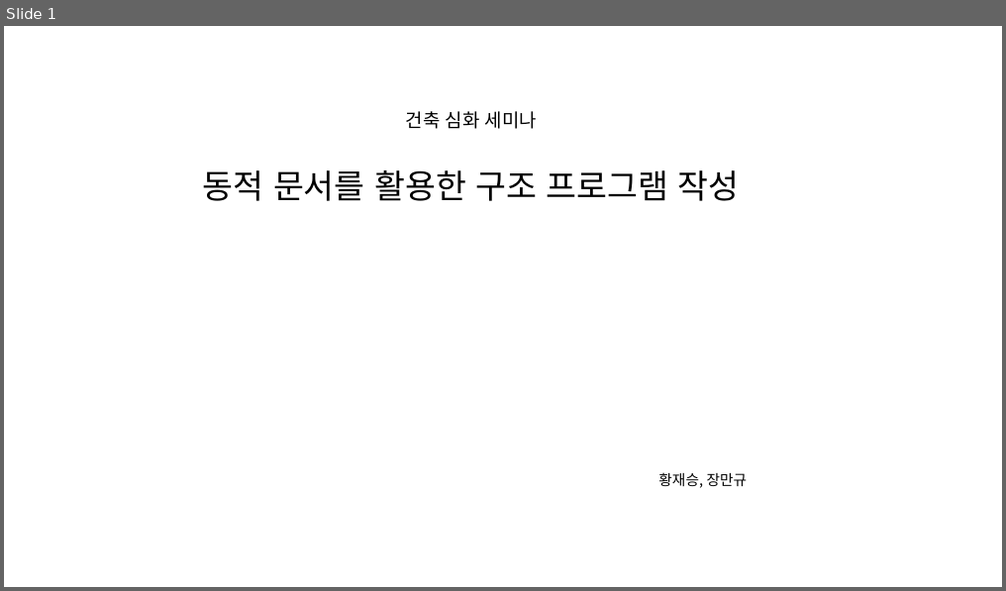
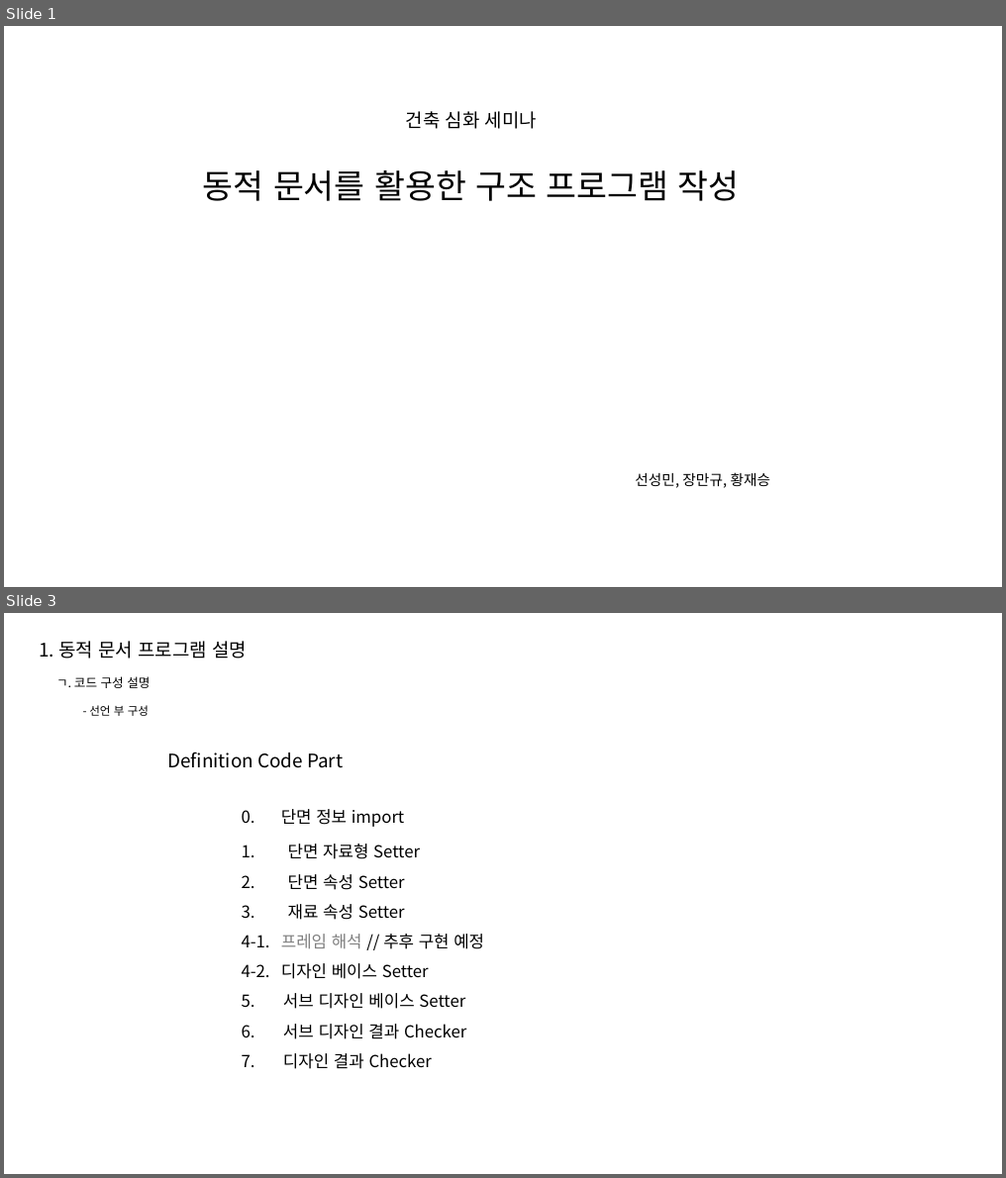
Before and after one commit to hnanmal/mkcljpt_volume, a slide deck: documentum/건축심화세미나(2022)/최종발표/4. 동적문서를 활용한 구조프로그램 작성 - 장만규 매니저, 황재승 매니저/동적문서를 활용한 구조프로그램 작성_발표용.pptx. Shown one above the other, each under a label of ours: slide 1 before the commit, slides 1 and 3 after it; the slides between them are not shown. The pictures are 1006x591 and 1006x1178 pixels, drawn with LibreOffice and Linux fonts; fonts in the diff are those of the drawing. Boxes give left, top, right and bottom in pixels: in the first picture for what was removed or moved away, otherwise in the second. Text is boxed around its words. In the diff, an @@ line names an element or a change of style, - is before the commit and + after.

```diff
--- a/documentum/건축심화세미나(2022)/최종발표/4. 동적문서를 활용한 구조프로그램 작성 - 장만규 매니저, 황재승 매니저/동적문서를 활용한 구조프로그램 작성_발표용.pptx
+++ b/documentum/건축심화세미나(2022)/최종발표/4. 동적문서를 활용한 구조프로그램 작성 - 장만규 매니저, 황재승 매니저/동적문서를 활용한 구조프로그램 작성_발표용.pptx
@@ slide 3 added at (x1=4, y1=613, x2=1002, y2=1174), background #FFFFFF @@
@@ text added at (x1=39, y1=641, x2=247, y2=659), 18 pt, text #000000 @@
+1. 동적 문서 프로그램 설명
@@ text added at (x1=56, y1=676, x2=150, y2=688), 12 pt, text #000000 @@
+ㄱ. 코드 구성 설명
@@ text added at (x1=89, y1=705, x2=149, y2=716), 11 pt, text #000000 @@
+- 선언 부 구성
@@ text added at (x1=167, y1=752, x2=343, y2=768), 18 pt, text #000000 @@
+Definition Code Part
@@ text added at (x1=242, y1=809, x2=404, y2=827), 16 pt, text #000000 @@
+0. 단면 정보 import
@@ text added at (x1=242, y1=844, x2=484, y2=1069), 16 pt, text #000000 @@
+1. 단면 자료형 Setter
+2. 단면 속성 Setter
+3. 재료 속성 Setter
+4-1. 프레임 해석 // 추후 구현 예정
+4-2. 디자인 베이스 Setter
+5. 서브 디자인 베이스 Setter
+6. 서브 디자인 결과 Checker
+7. 디자인 결과 Checker
@@ slide 1 changed as well @@
@@ text at (x1=635, y1=472, x2=771, y2=488): text changed @@
-황재승, 장만규
+선성민, 장만규, 황재승
```
Also in this commit, not shown: 1 other slide changed, 30 other slides added, 5 slides removed, 2 other files.
